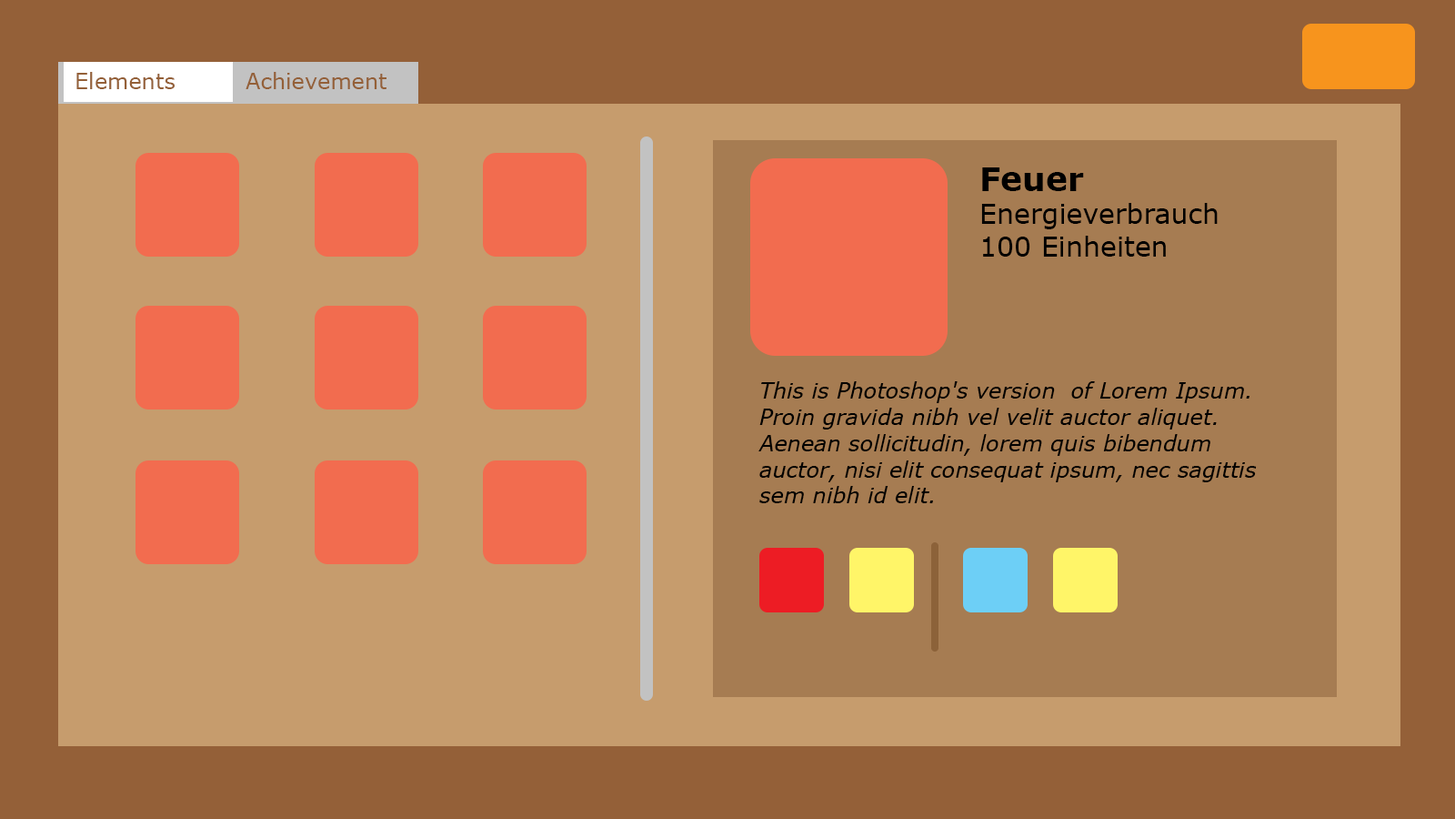
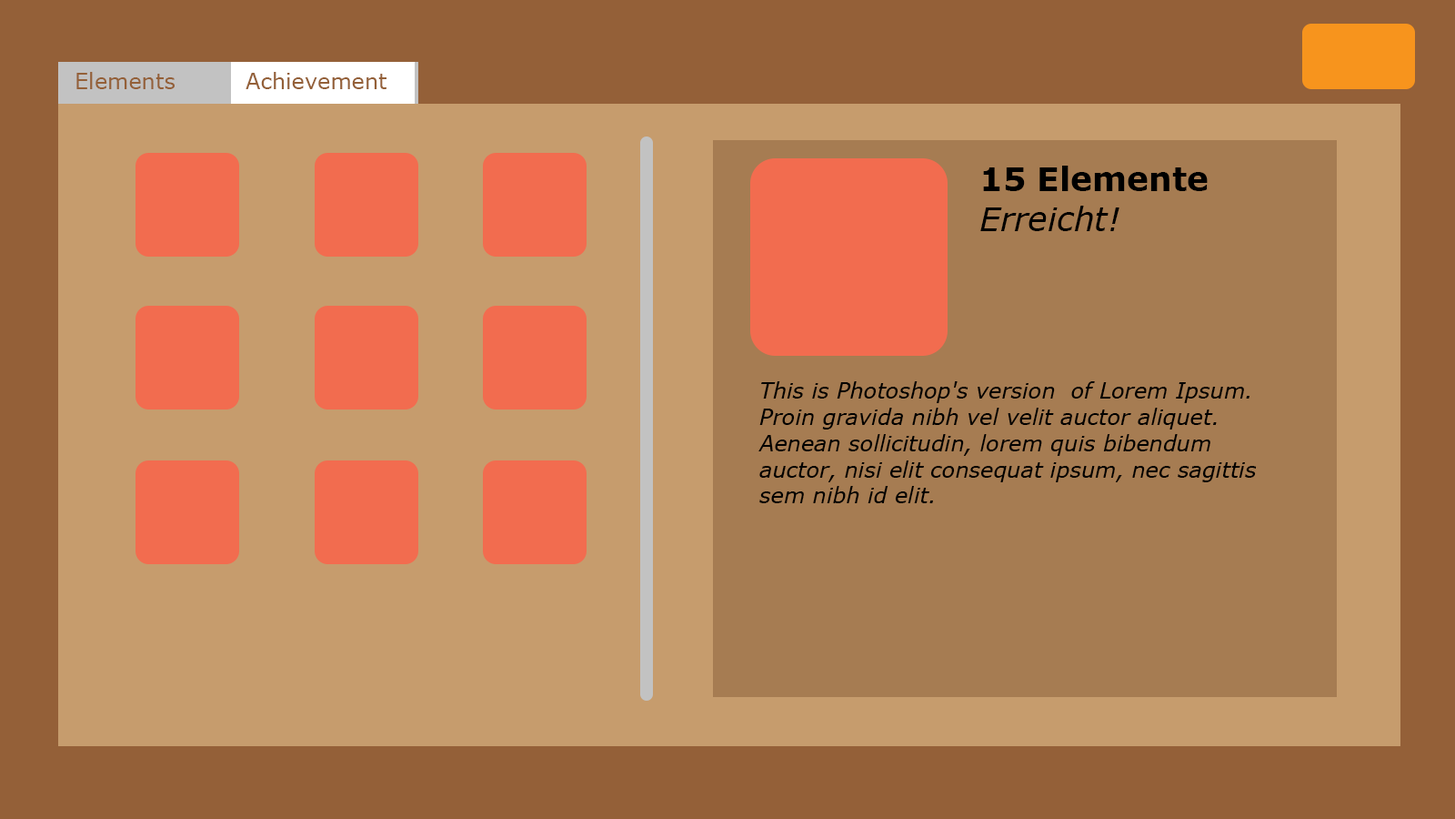
Two versions of the same layered image (1455 × 819). Layer-by-layer changes:
showed group "Achievement" (16 layers) over left=135, top=61, right=1218, bottom=652
hid group "Elements" (2nd of 2, in "tabcontent") (21 layers) over left=63, top=61, right=1218, bottom=652
